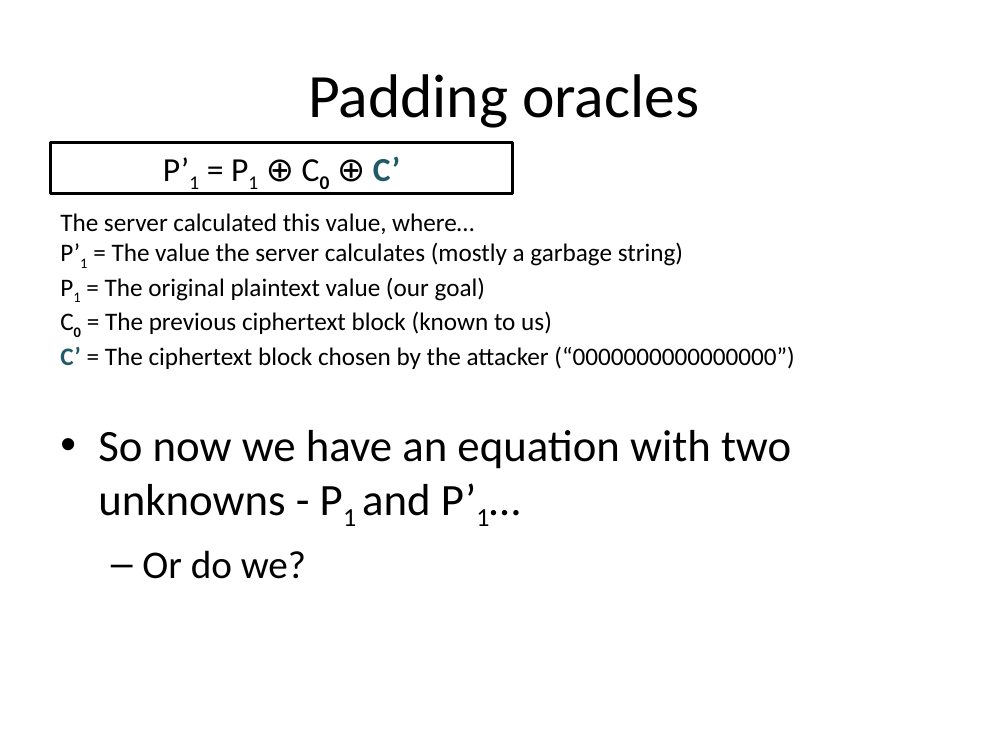
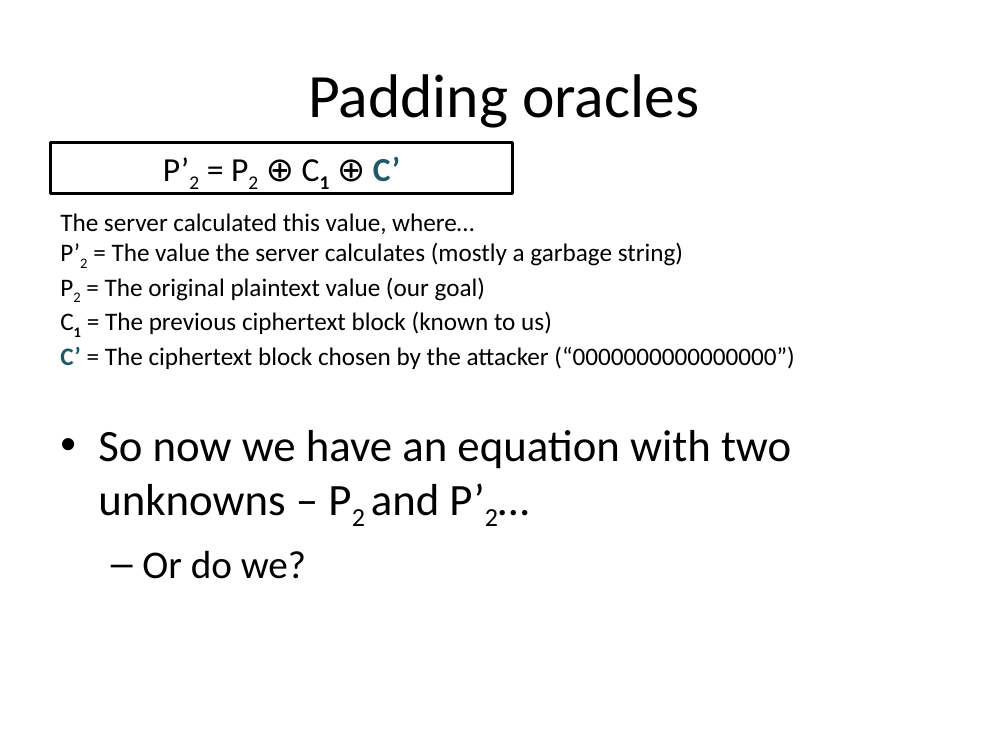
Before and after one commit to iagox86/2013-02-Shmoocon-talk, a slide deck: slide 83 of Shmoocon.pptx. Drawn at 1008x756 pixels with LibreOffice and Linux fonts; fonts in the diff are those of the drawing. Boxes give left, top, right and bottom in pixels: in the first picture for what was removed or moved away, otherwise in the second. Text is boxed around its words. In the diff, an @@ line names an element or a change of style, - is before the commit and + after.

Commit message:
More updates to the slides

```diff
--- a/Shmoocon.pptx
+++ b/Shmoocon.pptx
@@ text in rectangle at <box>163,157,320,195</box>: text changed @@
-P’1 = P1 ⊕ C0 ⊕ C’
+P’2 = P2 ⊕ C1 ⊕ C’
@@ text at <box>60,242,683,334</box>: text changed @@
-P’1 = The value the server calculates (mostly a garbage string)
-P1 = The original plaintext value (our goal)
-C0 = The previous ciphertext block (known to us)
+P’2 = The value the server calculates (mostly a garbage string)
+P2 = The original plaintext value (our goal)
+C1 = The previous ciphertext block (known to us)
@@ text at <box>98,430,791,526</box>: text changed @@
-• So now we have an equation with two unknowns - P1 and P’1…
+• So now we have an equation with two unknowns – P2 and P’2…
```
Also in this commit, not shown: 34 other slides changed, 3 slides added, 4 slides removed, 1 other file.
